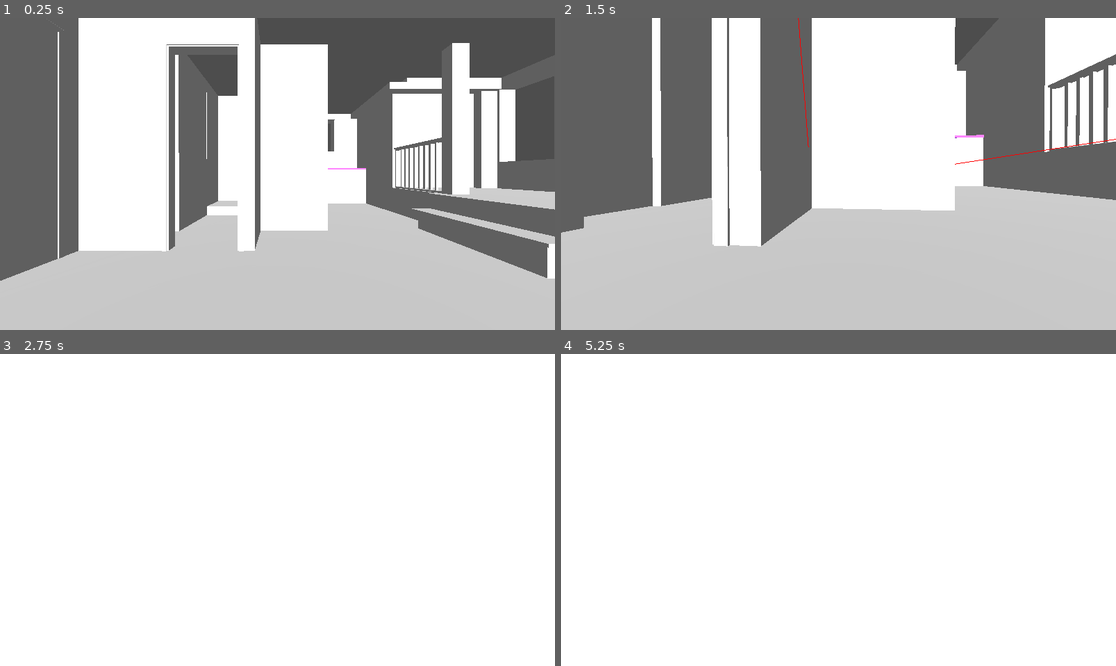
Above: before the commit, frames 1-4 (two rows, left to right).
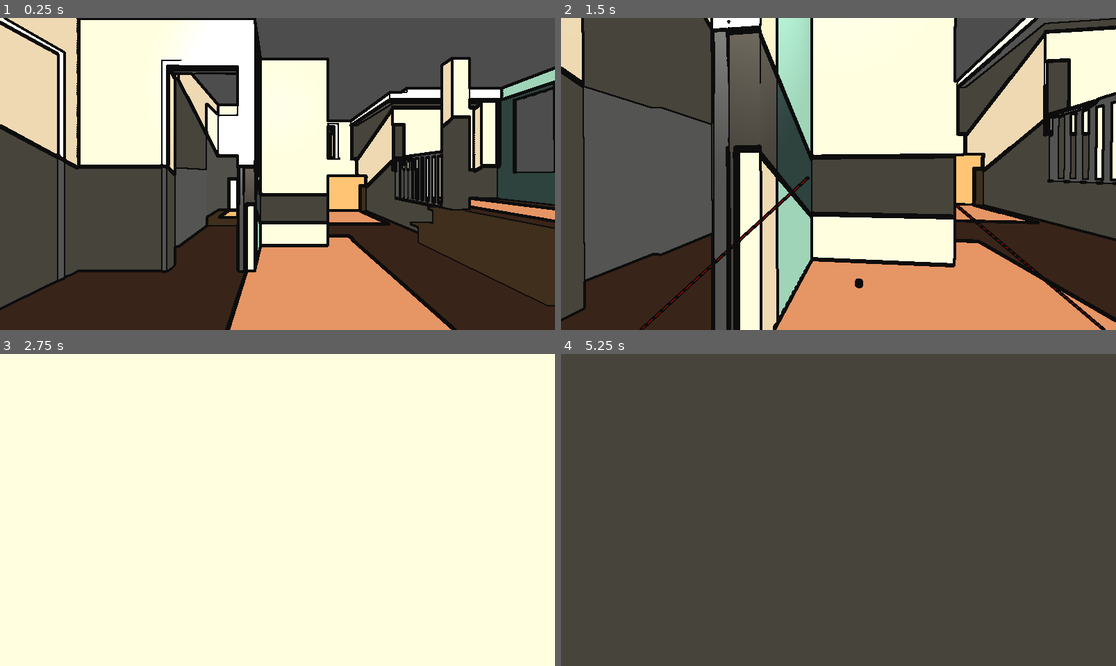
Above: after the commit, the same moments.

Repository: ofurtumi/Games
Game: Godot game, scene res://scenes/Ibud.tscn
The game is run twice, just before and just after one commit, with the same random seed, the same clock (stepped at 60 frames per second) and the same inputs.
Inputs (mouse positions are in pixels of both pictures, inside the frame that each line leads up to):
- Up to frame 1 (0.25 s): no input
- Up to frame 2 (1.5 s): tap Enter at 0.5 s; move the mouse to (866, 174) at 0.52 s; hold W (move_forward) from 0.53 s (still down); tap Space (jump) at 0.6, 0.77, 1.07 s; click (866, 174) at 0.67 s; move the mouse to (810, 174) at 1.27 s; tap F at 1.35 s; click (810, 174) at 1.42 s
- Up to frame 3 (2.75 s): keep holding W (move_forward); tap Space (jump) at 1.52, 1.55, 1.82, 2.1 s; move the mouse to (288, 503) at 2.02 s; click (288, 503) at 2.17 s
- Up to frame 4 (5.25 s): keep holding W (move_forward); tap Space (jump) at 2.75, 3.02, 3.05, 3.32, 3.6, 3.77, 4.07, 4.52, 4.55, 4.82, 5, 5.1 s; move the mouse to (832, 516) at 2.77 s; tap F at 2.85, 4.35 s; click (832, 516) at 2.92 s; move the mouse to (877, 513) at 3.52 s; click (877, 513) at 3.67 s; tap Enter at 4.25 s; move the mouse to (794, 506) at 4.27 s; click (794, 506) at 4.42 s; move the mouse to (844, 510) at 5.02 s; click (844, 510) at 5.17 s

The runs differ from the first frame. In frame 1, 83% of the frame differs, in the area x 0-100%, y 0-100%; in frame 2, 90%; in frame 3, 100%; in frame 4, 100%.

Commit message:
update shading

Diff:
--- /dev/null
+++ b/Ibud/assets/materials/Ceiling_White.tres
@@ -0,0 +1,8 @@
+[gd_resource type="ShaderMaterial" load_steps=2 format=3 uid="uid://ceiling_white_ibud01"]
+
+[ext_resource type="Shader" path="res://assets/shaders/toon_flat.gdshader" id="1_ceil"]
+
+[resource]
+shader = ExtResource("1_ceil")
+shader_parameter/albedo = Color(0.94, 0.94, 0.92, 1)
+shader_parameter/roughness = 0.95
--- a/Ibud/assets/materials/CheckerboardMaterial.tres
+++ b/Ibud/assets/materials/CheckerboardMaterial.tres
@@ -4,6 +4,6 @@
 
 [resource]
 shader = ExtResource("1_bqkmh")
-shader_parameter/size = 60.0
+shader_parameter/size = 1.0
 shader_parameter/color1 = Color(1, 1, 1, 1)
 shader_parameter/color2 = Color(0.7, 0.7, 0.7, 1)
--- /dev/null
+++ b/Ibud/assets/materials/FloorMaterial.tres
@@ -0,0 +1,11 @@
+[gd_resource type="ShaderMaterial" load_steps=3 format=3 uid="uid://floor_material_ibud"]
+
+[ext_resource type="Shader" path="res://assets/shaders/toon_triplanar.gdshader" id="1_floor"]
+[ext_resource type="Texture2D" path="res://assets/textures/raudar.jpg" id="2_floor"]
+
+[resource]
+shader = ExtResource("1_floor")
+shader_parameter/albedo_texture = ExtResource("2_floor")
+shader_parameter/texture_scale = 0.4
+shader_parameter/albedo_tint = Color(1, 1, 1, 1)
+shader_parameter/roughness = 0.7
--- /dev/null
+++ b/Ibud/assets/materials/Floor_Terracotta.tres
@@ -0,0 +1,8 @@
+[gd_resource type="ShaderMaterial" load_steps=2 format=3 uid="uid://terracotta_floor_ibud01"]
+
+[ext_resource type="Shader" path="res://assets/shaders/toon_flat.gdshader" id="1_terra"]
+
+[resource]
+shader = ExtResource("1_terra")
+shader_parameter/albedo = Color(0.67, 0.46, 0.35, 1)
+shader_parameter/roughness = 0.85
--- /dev/null
+++ b/Ibud/assets/materials/Floor_WoodLaminate.tres
@@ -0,0 +1,8 @@
+[gd_resource type="ShaderMaterial" load_steps=2 format=3 uid="uid://wood_floor_ibud01"]
+
+[ext_resource type="Shader" path="res://assets/shaders/toon_flat.gdshader" id="1_wood"]
+
+[resource]
+shader = ExtResource("1_wood")
+shader_parameter/albedo = Color(0.73, 0.57, 0.38, 1)
+shader_parameter/roughness = 0.75
--- /dev/null
+++ b/Ibud/assets/materials/OutlineMaterial.tres
@@ -0,0 +1,10 @@
+[gd_resource type="ShaderMaterial" load_steps=2 format=3 uid="uid://outline_mat_ibud01"]
+
+[ext_resource type="Shader" path="res://assets/shaders/screen_outline.gdshader" id="1_outline"]
+
+[resource]
+shader = ExtResource("1_outline")
+shader_parameter/outline_color = Color(0.05, 0.05, 0.05, 1)
+shader_parameter/depth_threshold = 0.0001
+shader_parameter/normal_threshold = 0.25
+shader_parameter/outline_width = 1.2
--- /dev/null
+++ b/Ibud/assets/materials/Trim_White.tres
@@ -0,0 +1,8 @@
+[gd_resource type="ShaderMaterial" load_steps=2 format=3 uid="uid://trim_white_ibud01"]
+
+[ext_resource type="Shader" path="res://assets/shaders/toon_flat.gdshader" id="1_trim"]
+
+[resource]
+shader = ExtResource("1_trim")
+shader_parameter/albedo = Color(0.95, 0.95, 0.93, 1)
+shader_parameter/roughness = 0.7
--- /dev/null
+++ b/Ibud/assets/materials/WallMaterial.tres
@@ -0,0 +1,11 @@
+[gd_resource type="ShaderMaterial" load_steps=3 format=3 uid="uid://wall_material_ibud"]
+
+[ext_resource type="Shader" path="res://assets/shaders/toon_triplanar.gdshader" id="1_wall"]
+[ext_resource type="Texture2D" path="res://assets/textures/hvitar-svartar.jpg" id="2_wall"]
+
+[resource]
+shader = ExtResource("1_wall")
+shader_parameter/albedo_texture = ExtResource("2_wall")
+shader_parameter/texture_scale = 0.5
+shader_parameter/albedo_tint = Color(1, 1, 1, 1)
+shader_parameter/roughness = 0.85
--- /dev/null
+++ b/Ibud/assets/materials/Wall_Beige.tres
@@ -0,0 +1,8 @@
+[gd_resource type="ShaderMaterial" load_steps=2 format=3 uid="uid://beige_wall_ibud01"]
+
+[ext_resource type="Shader" path="res://assets/shaders/toon_flat.gdshader" id="1_beige"]
+
+[resource]
+shader = ExtResource("1_beige")
+shader_parameter/albedo = Color(0.82, 0.78, 0.70, 1)
+shader_parameter/roughness = 0.92
--- /dev/null
+++ b/Ibud/assets/materials/Wall_Cream.tres
@@ -0,0 +1,8 @@
+[gd_resource type="ShaderMaterial" load_steps=2 format=3 uid="uid://cream_wall_ibud01"]
+
+[ext_resource type="Shader" path="res://assets/shaders/toon_flat.gdshader" id="1_cream"]
+
+[resource]
+shader = ExtResource("1_cream")
+shader_parameter/albedo = Color(0.93, 0.91, 0.86, 1)
+shader_parameter/roughness = 0.92
--- /dev/null
+++ b/Ibud/assets/materials/Wall_MintGreen.tres
@@ -0,0 +1,8 @@
+[gd_resource type="ShaderMaterial" load_steps=2 format=3 uid="uid://mint_wall_ibud01"]
+
+[ext_resource type="Shader" path="res://assets/shaders/toon_flat.gdshader" id="1_mint"]
+
+[resource]
+shader = ExtResource("1_mint")
+shader_parameter/albedo = Color(0.56, 0.76, 0.72, 1)
+shader_parameter/roughness = 0.92
--- a/Ibud/assets/shaders/checkerboard.gdshader
+++ b/Ibud/assets/shaders/checkerboard.gdshader
@@ -1,11 +1,27 @@
-shader_type canvas_item;
+shader_type spatial;
+render_mode diffuse_toon, specular_disabled;
 
-uniform float size : hint_range(1.0, 100.0) = 25.0;
+uniform float size : hint_range(0.1, 10.0) = 1.0;
 uniform vec4 color1 : source_color = vec4(1.0, 1.0, 1.0, 1.0);
-uniform vec4 color2 : source_color = vec4(0.7, 0.7, 0.7, 1.0);
+uniform vec4 color2 : source_color = vec4(0.1, 0.1, 0.1, 1.0);
 
 void fragment() {
-    vec2 pos = floor(FRAGCOORD.xy / size);
-    float pattern_mask = mod(pos.x + mod(pos.y, 2.0), 2.0);
-    COLOR = mix(color1, color2, pattern_mask);
+	vec3 world_pos = (INV_VIEW_MATRIX * vec4(VERTEX, 1.0)).xyz;
+	vec3 world_normal = normalize((INV_VIEW_MATRIX * vec4(NORMAL, 0.0)).xyz);
+
+	vec3 blend = abs(world_normal);
+	blend = normalize(max(blend, 0.00001));
+	blend /= (blend.x + blend.y + blend.z);
+
+	vec2 uv_x = world_pos.yz * size;
+	vec2 uv_y = world_pos.xz * size;
+	vec2 uv_z = world_pos.xy * size;
+
+	float cx = mod(floor(uv_x.x) + floor(uv_x.y), 2.0);
+	float cy = mod(floor(uv_y.x) + floor(uv_y.y), 2.0);
+	float cz = mod(floor(uv_z.x) + floor(uv_z.y), 2.0);
+
+	float pattern = cx * blend.x + cy * blend.y + cz * blend.z;
+	ALBEDO = mix(color1.rgb, color2.rgb, step(0.5, pattern));
+	ROUGHNESS = 0.9;
 }
--- /dev/null
+++ b/Ibud/assets/shaders/screen_outline.gdshader
@@ -0,0 +1,33 @@
+shader_type canvas_item;
+// Screen-space cartoon outline using Sobel edge detection on the color buffer.
+// Works in canvas_item (no depth texture needed).
+// Pairs well with toon/flat shading since hard color boundaries = clean edges.
+
+uniform sampler2D screen_texture : hint_screen_texture, filter_nearest;
+uniform vec4 outline_color : source_color = vec4(0.05, 0.05, 0.05, 1.0);
+uniform float threshold : hint_range(0.01, 1.0) = 0.15;
+uniform float outline_width : hint_range(0.5, 4.0) = 1.2;
+
+void fragment() {
+	vec2 px = outline_width / vec2(textureSize(screen_texture, 0));
+	vec2 uv = SCREEN_UV;
+
+	// 3x3 Sobel kernel samples
+	vec3 tl = texture(screen_texture, uv + vec2(-px.x, -px.y)).rgb;
+	vec3 tc = texture(screen_texture, uv + vec2( 0.0,  -px.y)).rgb;
+	vec3 tr = texture(screen_texture, uv + vec2( px.x, -px.y)).rgb;
+	vec3 ml = texture(screen_texture, uv + vec2(-px.x,  0.0 )).rgb;
+	vec3 mr = texture(screen_texture, uv + vec2( px.x,  0.0 )).rgb;
+	vec3 bl = texture(screen_texture, uv + vec2(-px.x,  px.y)).rgb;
+	vec3 bc = texture(screen_texture, uv + vec2( 0.0,   px.y)).rgb;
+	vec3 br = texture(screen_texture, uv + vec2( px.x,  px.y)).rgb;
+
+	// Sobel gradients
+	vec3 gx = -tl - 2.0 * ml - bl + tr + 2.0 * mr + br;
+	vec3 gy = -tl - 2.0 * tc - tr + bl + 2.0 * bc + br;
+
+	float edge = length(gx) + length(gy);
+	float outline = step(threshold, edge);
+
+	COLOR = vec4(outline_color.rgb, outline * outline_color.a);
+}
--- /dev/null
+++ b/Ibud/assets/shaders/toon_flat.gdshader
@@ -0,0 +1,15 @@
+shader_type spatial;
+// Cel/toon shading using Godot's built-in diffuse_toon mode.
+// Lights act as highlights over a GI-provided base.
+render_mode diffuse_toon, specular_disabled;
+
+uniform vec4 albedo : source_color = vec4(0.8, 0.8, 0.8, 1.0);
+uniform float roughness : hint_range(0.0, 1.0) = 0.9;
+// How much indirect/GI light contributes vs direct light highlights
+uniform float ambient_boost : hint_range(0.0, 2.0) = 1.0;
+
+void fragment() {
+	ALBEDO = albedo.rgb;
+	ROUGHNESS = roughness;
+	METALLIC = 0.0;
+}
--- /dev/null
+++ b/Ibud/assets/shaders/toon_triplanar.gdshader
@@ -0,0 +1,28 @@
+shader_type spatial;
+// Cel/toon shading with world-space triplanar texture projection.
+// No UV unwrap needed. Texture stays fixed in world space.
+render_mode diffuse_toon, specular_disabled;
+
+uniform sampler2D albedo_texture : source_color, filter_linear_mipmap, repeat_enable;
+uniform float texture_scale : hint_range(0.01, 10.0) = 1.0;
+uniform vec4 albedo_tint : source_color = vec4(1.0, 1.0, 1.0, 1.0);
+uniform float roughness : hint_range(0.0, 1.0) = 0.8;
+
+void fragment() {
+	vec3 world_pos = (INV_VIEW_MATRIX * vec4(VERTEX, 1.0)).xyz;
+	vec3 world_normal = normalize((INV_VIEW_MATRIX * vec4(NORMAL, 0.0)).xyz);
+
+	vec3 blend = abs(world_normal);
+	blend = normalize(max(blend, 0.00001));
+	blend /= (blend.x + blend.y + blend.z);
+
+	vec4 col_x = texture(albedo_texture, world_pos.yz * texture_scale);
+	vec4 col_y = texture(albedo_texture, world_pos.xz * texture_scale);
+	vec4 col_z = texture(albedo_texture, world_pos.xy * texture_scale);
+
+	vec4 color = col_x * blend.x + col_y * blend.y + col_z * blend.z;
+
+	ALBEDO = (color * albedo_tint).rgb;
+	ROUGHNESS = roughness;
+	METALLIC = 0.0;
+}
--- /dev/null
+++ b/Ibud/assets/shaders/triplanar_texture.gdshader
@@ -0,0 +1,32 @@
+shader_type spatial;
+
+// Triplanar texture shader using WORLD space position.
+// Texture stays fixed in the world regardless of camera movement.
+
+uniform sampler2D albedo_texture : source_color, filter_linear_mipmap, repeat_enable;
+uniform float texture_scale : hint_range(0.01, 10.0) = 1.0;
+uniform vec4 albedo_tint : source_color = vec4(1.0, 1.0, 1.0, 1.0);
+uniform float roughness : hint_range(0.0, 1.0) = 0.8;
+uniform float metallic : hint_range(0.0, 1.0) = 0.0;
+
+void fragment() {
+	// Convert view-space position and normal to world space
+	vec3 world_pos = (INV_VIEW_MATRIX * vec4(VERTEX, 1.0)).xyz;
+	vec3 world_normal = normalize((INV_VIEW_MATRIX * vec4(NORMAL, 0.0)).xyz);
+
+	// Blend weights based on world-space normal
+	vec3 blend = abs(world_normal);
+	blend = normalize(max(blend, 0.00001));
+	blend /= (blend.x + blend.y + blend.z);
+
+	// Sample texture from each world axis
+	vec4 col_x = texture(albedo_texture, world_pos.yz * texture_scale);
+	vec4 col_y = texture(albedo_texture, world_pos.xz * texture_scale);
+	vec4 col_z = texture(albedo_texture, world_pos.xy * texture_scale);
+
+	vec4 color = col_x * blend.x + col_y * blend.y + col_z * blend.z;
+
+	ALBEDO = (color * albedo_tint).rgb;
+	ROUGHNESS = roughness;
+	METALLIC = metallic;
+}
--- a/Ibud/checkerboard.gdshader
+++ b/Ibud/checkerboard.gdshader
@@ -1,11 +1,27 @@
-shader_type canvas_item;
+shader_type spatial;
+render_mode diffuse_toon, specular_disabled;
 
-uniform float size : hint_range(1.0, 100.0) = 25.0;
+uniform float size : hint_range(0.1, 10.0) = 1.0;
 uniform vec4 color1 : source_color = vec4(1.0, 1.0, 1.0, 1.0);
-uniform vec4 color2 : source_color = vec4(0.7, 0.7, 0.7, 1.0);
+uniform vec4 color2 : source_color = vec4(0.1, 0.1, 0.1, 1.0);
 
 void fragment() {
-    vec2 pos = floor(FRAGCOORD.xy / size);
-    float pattern_mask = mod(pos.x + mod(pos.y, 2.0), 2.0);
-    COLOR = mix(color1, color2, pattern_mask);
+	vec3 world_pos = (INV_VIEW_MATRIX * vec4(VERTEX, 1.0)).xyz;
+	vec3 world_normal = normalize((INV_VIEW_MATRIX * vec4(NORMAL, 0.0)).xyz);
+
+	vec3 blend = abs(world_normal);
+	blend = normalize(max(blend, 0.00001));
+	blend /= (blend.x + blend.y + blend.z);
+
+	vec2 uv_x = world_pos.yz * size;
+	vec2 uv_y = world_pos.xz * size;
+	vec2 uv_z = world_pos.xy * size;
+
+	float cx = mod(floor(uv_x.x) + floor(uv_x.y), 2.0);
+	float cy = mod(floor(uv_y.x) + floor(uv_y.y), 2.0);
+	float cz = mod(floor(uv_z.x) + floor(uv_z.y), 2.0);
+
+	float pattern = cx * blend.x + cy * blend.y + cz * blend.z;
+	ALBEDO = mix(color1.rgb, color2.rgb, step(0.5, pattern));
+	ROUGHNESS = 0.9;
 }
--- a/Ibud/project.godot
+++ b/Ibud/project.godot
@@ -12,7 +12,7 @@
 
 config/name="IbudV1"
 run/main_scene="res://scenes/Ibud.tscn"
-config/features=PackedStringArray("4.2", "GL Compatibility")
+config/features=PackedStringArray("4.2", "Forward Plus")
 config/icon="res://icon.svg"
 
 [input]
@@ -49,5 +49,4 @@
 
 [rendering]
 
-renderer/rendering_method="gl_compatibility"
 renderer/rendering_method.mobile="gl_compatibility"
--- a/Ibud/scenes/Ibud.tscn
+++ b/Ibud/scenes/Ibud.tscn
@@ -1,18 +1,25 @@
-[gd_scene load_steps=9 format=3 uid="uid://n8kqipokfyd4"]
+[gd_scene load_steps=15 format=3 uid="uid://n8kqipokfyd4"]
 
 [ext_resource type="ArrayMesh" uid="uid://cr3vpi4vswok8" path="res://assets/ibud.obj" id="1_2rpy2"]
 [ext_resource type="Script" path="res://scripts/World.gd" id="1_hqwog"]
 [ext_resource type="PackedScene" uid="uid://dpau6tedwsyk6" path="res://scenes/Player.tscn" id="2_1an4s"]
-[ext_resource type="Material" uid="uid://cuo8rog8ox0og" path="res://assets/materials/CheckerboardMaterial.tres" id="2_3mv8e"]
 [ext_resource type="Script" path="res://scripts/Player.gd" id="5_nx8ue"]
+[ext_resource type="Material" path="res://assets/materials/Wall_Beige.tres" id="mat_beige"]
+[ext_resource type="Material" path="res://assets/materials/Ceiling_White.tres" id="mat_ceiling"]
+[ext_resource type="Material" path="res://assets/materials/Wall_Cream.tres" id="mat_cream"]
+[ext_resource type="Material" path="res://assets/materials/Wall_MintGreen.tres" id="mat_mint"]
+[ext_resource type="Material" path="res://assets/materials/OutlineMaterial.tres" id="mat_outline"]
+[ext_resource type="Material" path="res://assets/materials/Floor_Terracotta.tres" id="mat_terracotta"]
+[ext_resource type="Material" path="res://assets/materials/Trim_White.tres" id="mat_trim"]
+[ext_resource type="Material" path="res://assets/materials/Floor_WoodLaminate.tres" id="mat_wood"]
 
 [sub_resource type="Environment" id="Environment_f4des"]
 ambient_light_source = 3
 ambient_light_color = Color(1, 1, 1, 1)
-ambient_light_energy = 0.45
-
-[sub_resource type="StandardMaterial3D" id="StandardMaterial3D_qlq1v"]
-albedo_color = Color(0.65098, 0.262745, 1, 1)
+ambient_light_energy = 0.1
+ssao_enabled = true
+ssil_enabled = true
+sdfgi_enabled = true
 
 [sub_resource type="ConcavePolygonShape3D" id="ConcavePolygonShape3D_rxqob"]
 data = PackedVector3Array(2.042, 0.0012, -2.6385, 2.042, 2.4712, 0.225, 2.042, 0.0012, 0.225, 2.172, 0.0012, -2.6385, 2 …(233915 unchanged characters)…
@@ -26,8 +33,65 @@
 [node name="Ibud" type="MeshInstance3D" parent="."]
 transform = Transform3D(3.4222, 0, 0, 0, 3.4222, 0, 0, 0, 3.4222, 0.295796, 0, 0.617079)
 mesh = ExtResource("1_2rpy2")
-surface_material_override/0 = ExtResource("2_3mv8e")
-surface_material_override/58 = SubResource("StandardMaterial3D_qlq1v")
+surface_material_override/0 = ExtResource("mat_beige")
+surface_material_override/1 = ExtResource("mat_terracotta")
+surface_material_override/2 = ExtResource("mat_trim")
+surface_material_override/3 = ExtResource("mat_trim")
+surface_material_override/4 = ExtResource("mat_beige")
+surface_material_override/5 = ExtResource("mat_terracotta")
+surface_material_override/6 = ExtResource("mat_beige")
+surface_material_override/7 = ExtResource("mat_beige")
+surface_material_override/8 = ExtResource("mat_trim")
+surface_material_override/9 = ExtResource("mat_trim")
+surface_material_override/10 = ExtResource("mat_trim")
+surface_material_override/11 = ExtResource("mat_trim")
+surface_material_override/12 = ExtResource("mat_trim")
+surface_material_override/13 = ExtResource("mat_beige")
+surface_material_override/14 = ExtResource("mat_beige")
+surface_material_override/15 = ExtResource("mat_beige")
+surface_material_override/16 = ExtResource("mat_mint")
+surface_material_override/17 = ExtResource("mat_wood")
+surface_material_override/18 = ExtResource("mat_wood")
+surface_material_override/19 = ExtResource("mat_wood")
+surface_material_override/20 = ExtResource("mat_wood")
+surface_material_override/21 = ExtResource("mat_beige")
+surface_material_override/22 = ExtResource("mat_beige")
+surface_material_override/23 = ExtResource("mat_trim")
+surface_material_override/24 = ExtResource("mat_trim")
+surface_material_override/25 = ExtResource("mat_terracotta")
+surface_material_override/26 = ExtResource("mat_beige")
+surface_material_override/27 = ExtResource("mat_beige")
+surface_material_override/28 = ExtResource("mat_beige")
+surface_material_override/29 = ExtResource("mat_mint")
+surface_material_override/30 = ExtResource("mat_mint")
+surface_material_override/31 = ExtResource("mat_mint")
+surface_material_override/32 = ExtResource("mat_trim")
+surface_material_override/33 = ExtResource("mat_trim")
+surface_material_override/34 = ExtResource("mat_trim")
+surface_material_override/35 = ExtResource("mat_beige")
+surface_material_override/36 = ExtResource("mat_beige")
+surface_material_override/37 = ExtResource("mat_beige")
+surface_material_override/38 = ExtResource("mat_trim")
+surface_material_override/39 = ExtResource("mat_trim")
+surface_material_override/40 = ExtResource("mat_beige")
+surface_material_override/41 = ExtResource("mat_trim")
+surface_material_override/42 = ExtResource("mat_wood")
+surface_material_override/43 = ExtResource("mat_cream")
+surface_material_override/44 = ExtResource("mat_cream")
+surface_material_override/45 = ExtResource("mat_cream")
+surface_material_override/46 = ExtResource("mat_cream")
+surface_material_override/47 = ExtResource("mat_cream")
+surface_material_override/48 = ExtResource("mat_trim")
+surface_material_override/49 = ExtResource("mat_trim")
+surface_material_override/50 = ExtResource("mat_trim")
+surface_material_override/51 = ExtResource("mat_trim")
+surface_material_override/52 = ExtResource("mat_trim")
+surface_material_override/53 = ExtResource("mat_beige")
+surface_material_override/54 = ExtResource("mat_ceiling")
+surface_material_override/55 = ExtResource("mat_trim")
+surface_material_override/56 = ExtResource("mat_wood")
+surface_material_override/57 = ExtResource("mat_wood")
+surface_material_override/58 = ExtResource("mat_wood")
 
 [node name="StaticBody3D" type="StaticBody3D" parent="Ibud"]
 transform = Transform3D(0.996715, 0, 0, 0, 0.996715, 0, 0, 0, 0.996715, 0, 0, 0)
@@ -37,9 +101,26 @@
 
 [node name="DirectionalLight3D" type="DirectionalLight3D" parent="."]
 transform = Transform3D(1, 0, 0, 0, 0.895657, 0.444745, 0, -0.444745, 0.895657, 0.587184, 3.84848, -1.52673)
-light_energy = 3.54
+light_color = Color(1, 0.95, 0.85, 1)
+light_energy = 1.2
+shadow_enabled = true
 
 [node name="Player" parent="." instance=ExtResource("2_1an4s")]
 transform = Transform3D(0.05, 0, 0, 0, 0.05, 0, 0, 0, 0.05, 0, 3.96741, -3.39238)
 script = ExtResource("5_nx8ue")
 jump_velocity = 50.0
+
+[node name="OmniLight3D" type="OmniLight3D" parent="."]
+transform = Transform3D(1, 0, 0, 0, 1, 0, 0, 0, 1, 0, 6.23374, -8.18027)
+
+[node name="OutlineLayer" type="CanvasLayer" parent="."]
+layer = 10
+
+[node name="ColorRect" type="ColorRect" parent="OutlineLayer"]
+material = ExtResource("mat_outline")
+anchors_preset = 15
+anchor_right = 1.0
+anchor_bottom = 1.0
+grow_horizontal = 2
+grow_vertical = 2
+mouse_filter = 2
--- a/Ibud/scripts/Player.gd
+++ b/Ibud/scripts/Player.gd
@@ -3,7 +3,7 @@
 @export var walk_speed = 5.0
 @export var mouse_sensitivity = 0.1
 @export var jump_velocity = 2.0
-@export var fall_velocity = 3.0
+@export var fall_velocity = 1.5
 @export var gravity = 9.0
 @export var game_speed = 15.0
 
@@ -38,21 +38,20 @@
 
 	# Gravity and jumping
 	if not is_on_floor():
-		print("Not on Floor, cant jump")
+		print("falling velocity: ", velocity.y)
 		if velocity.y <= -gravity:
-			velocity.y = - gravity
+			velocity.y = - fall_velocity * delta * game_speed
 		else:
 			velocity.y -= fall_velocity * delta * game_speed
 		if double_jump_available and Input.is_action_just_pressed("jump"):
 			velocity.y = roundf(jump_velocity * delta * game_speed)
 			double_jump_available = false
 	else:
-		print("On Floor, can jump")
 		double_jump_available = true
 		velocity.y = 0
 		if Input.is_action_just_pressed("jump"):
 			print("Jumped")
-			velocity.y = roundf(jump_velocity * delta * game_speed)
+			velocity.y = min(9, roundf(jump_velocity * delta * game_speed))
 
 
 	move_and_slide()
Binary file added: Ibud/assets/textures/hvitar-svartar.jpg
Not shown, added: Ibud/assets/textures/hvitar-svartar.jpg.import
Binary file added: Ibud/assets/textures/raudar.jpg
Not shown, added: Ibud/assets/textures/raudar.jpg.import
